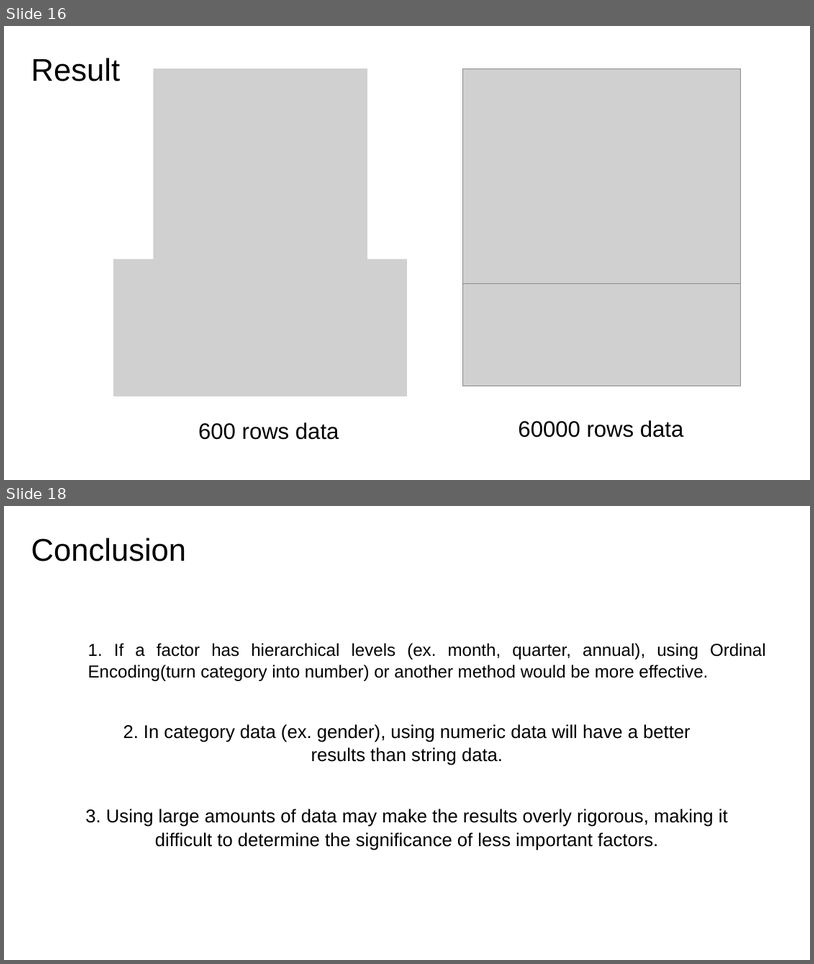
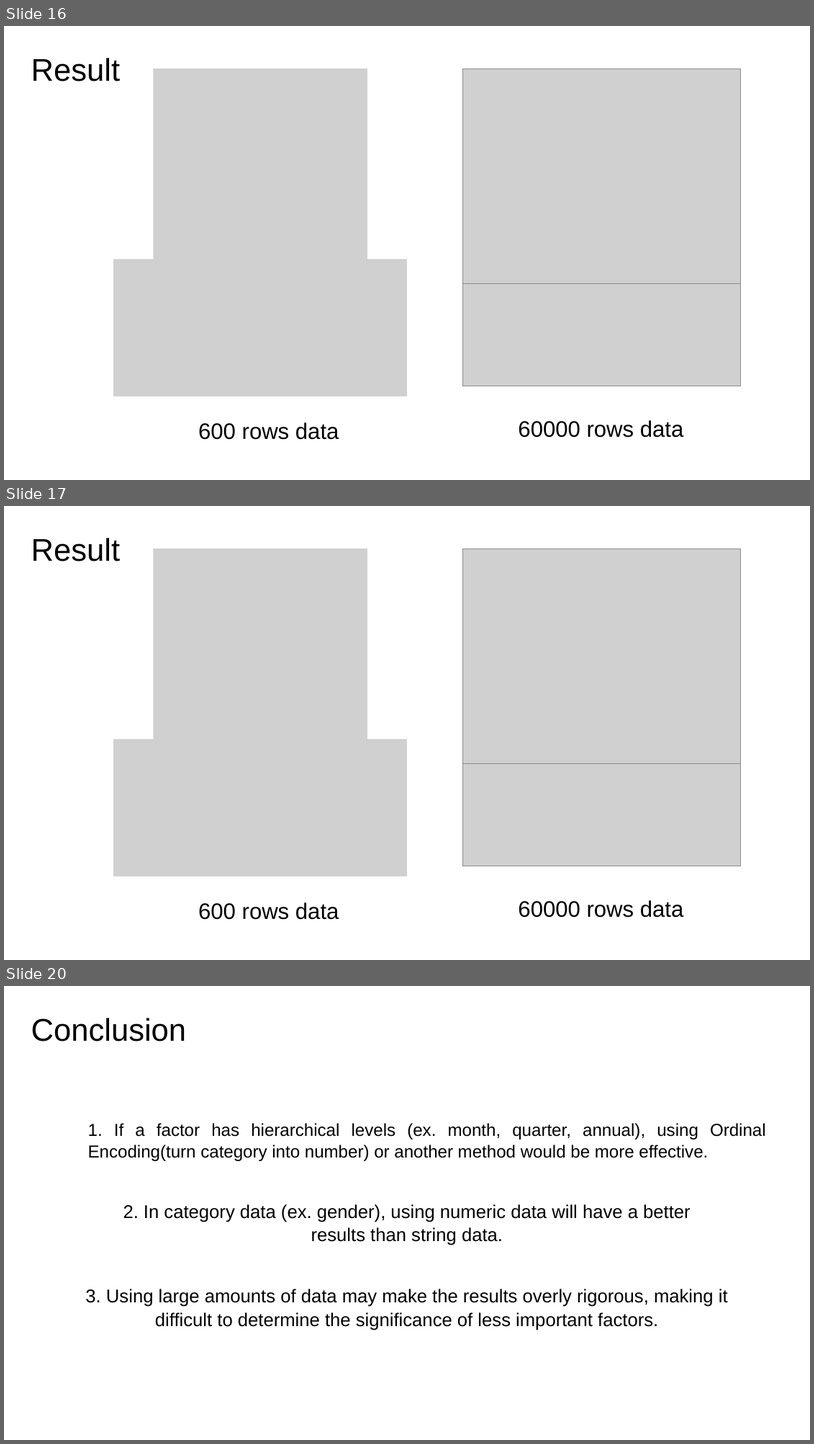
Before and after one commit to LeeMoofon0222/Vizuro_Intern, a slide deck: cc_process/Customer_Churn_ppt.pptx. Shown one above the other, each under a label of ours: slides 16 and 18 before the commit, slides 16, 17 and 20 after it; the slides between them are not shown. The pictures are 814x964 and 814x1444 pixels, drawn with LibreOffice and Linux fonts; fonts in the diff are those of the drawing; grey boxes stand for pictures; background and template pictures are left out. Boxes give left, top, right and bottom in pixels: in the first picture for what was removed or moved away, otherwise in the second. Text is boxed around its words. In the diff, an @@ line names an element or a change of style, - is before the commit and + after.

```diff
--- a/cc_process/Customer_Churn_ppt.pptx
+++ b/cc_process/Customer_Churn_ppt.pptx
@@ slide 17 added at <box>4,506,810,960</box>, background picture (left out) @@
@@ freeform shape added at <box>4,506,810,960</box>, fill #FFFFFF at 75% opacity @@
@@ text added at <box>31,538,120,561</box>, 56 pt, text #000000 @@
+Result
@@ picture added at <box>153,548,368,741</box> @@
@@ picture added at <box>463,548,741,764</box> @@
@@ picture added at <box>113,739,407,876</box> @@
@@ picture added at <box>463,763,741,865</box> @@
@@ text added at <box>198,902,340,919</box>, 40 pt, text #000000 @@
+600 rows data
@@ text added at <box>518,900,684,917</box>, 40 pt, text #000000 @@
+60000 rows data
@@ what was slide 18 is now slide 20 @@
```
Also in this commit, not shown: 7 slides changed, 1 other slide added, 22 other files.
